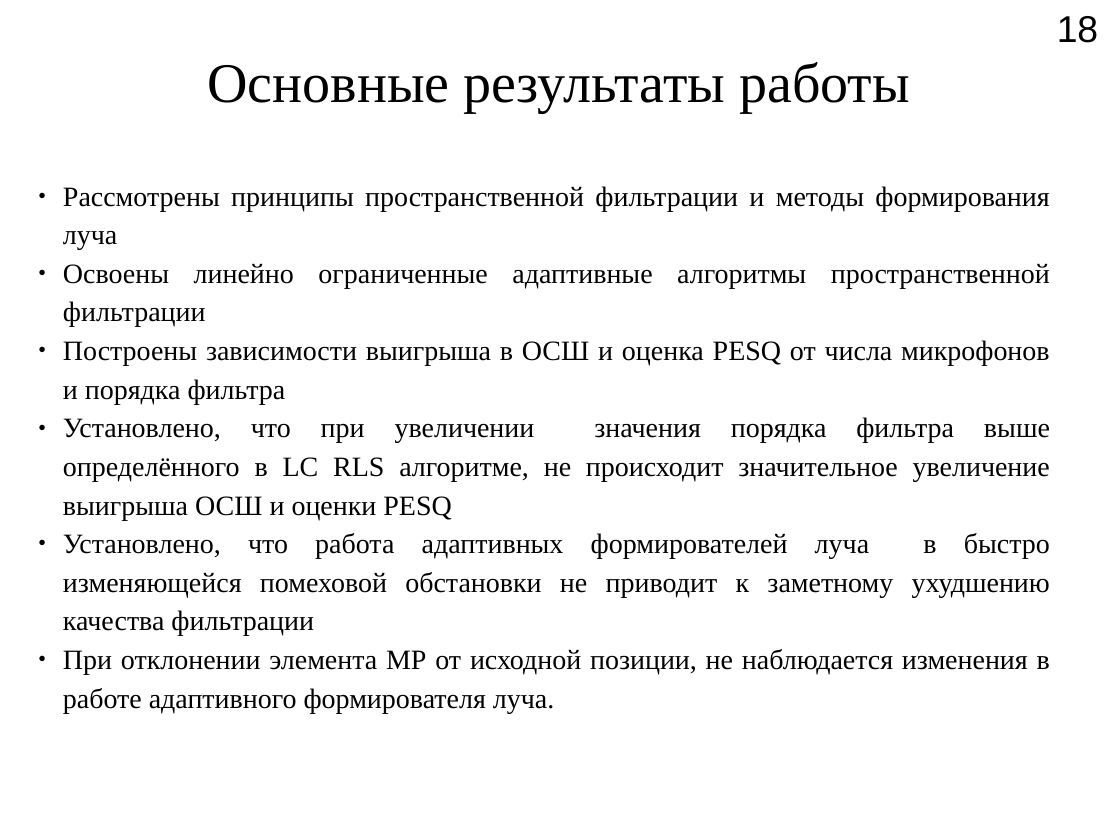
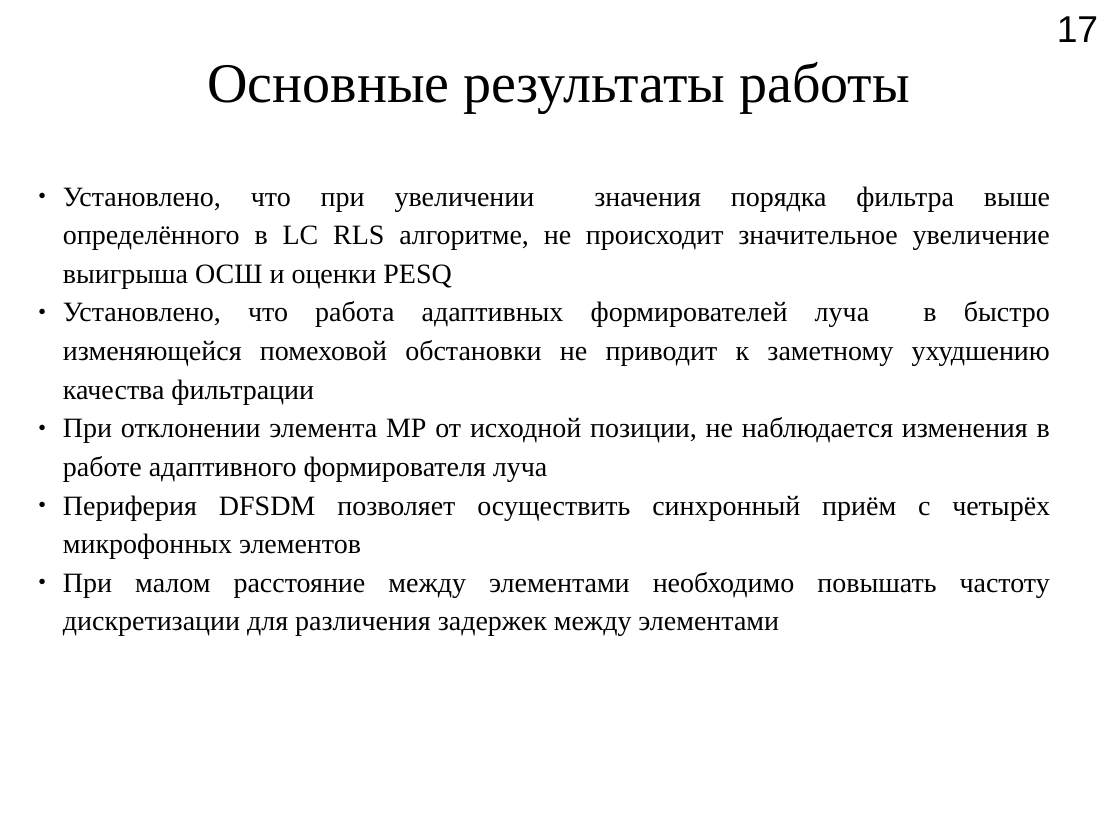
Before and after one commit to Rernamp/myDiplom, a slide deck: slide 17 of Презентация.ppt (slide 18 before the commit). Drawn at 1120x840 pixels with LibreOffice and Linux fonts; fonts in the diff are those of the drawing. Boxes give left, top, right and bottom in pixels: in the first picture for what was removed or moved away, otherwise in the second. Text is boxed around its words. In the diff, an @@ line names an element or a change of style, - is before the commit and + after.

```diff
--- a/Презентация.ppt
+++ b/Презентация.ppt
@@ page number at bbox=[1057, 16, 1098, 42]: text changed @@
-18
+17
@@ text at bbox=[63, 186, 1050, 404]: paragraphs removed @@
-● Рассмотрены принципы пространственной фильтрации и методы формирования луча
-● Освоены линейно ограниченные адаптивные алгоритмы пространственной фильтрации
-● Построены зависимости выигрыша в ОСШ и оценка PESQ от числа микрофонов и порядка фильтра
@@ text at bbox=[63, 417, 1050, 636]: text changed @@
-● При отклонении элемента МР от исходной позиции, не наблюдается изменения в работе адаптивного формирователя луча.
+● При отклонении элемента МР от исходной позиции, не наблюдается изменения в работе адаптивного формирователя луча
+● Периферия DFSDM позволяет осуществить синхронный приём с четырёх микрофонных элементов
+● При малом расстояние между элементами необходимо повышать частоту дискретизации для различения задержек между элементами
```
Also in this commit, not shown: 1 other slide changed, 1 slide removed, 1 other file.
